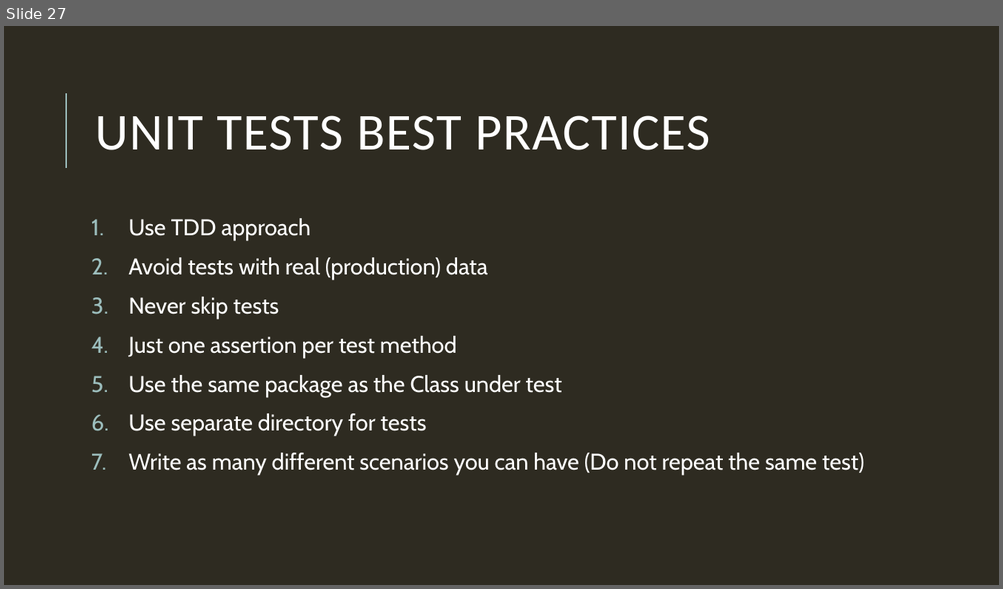
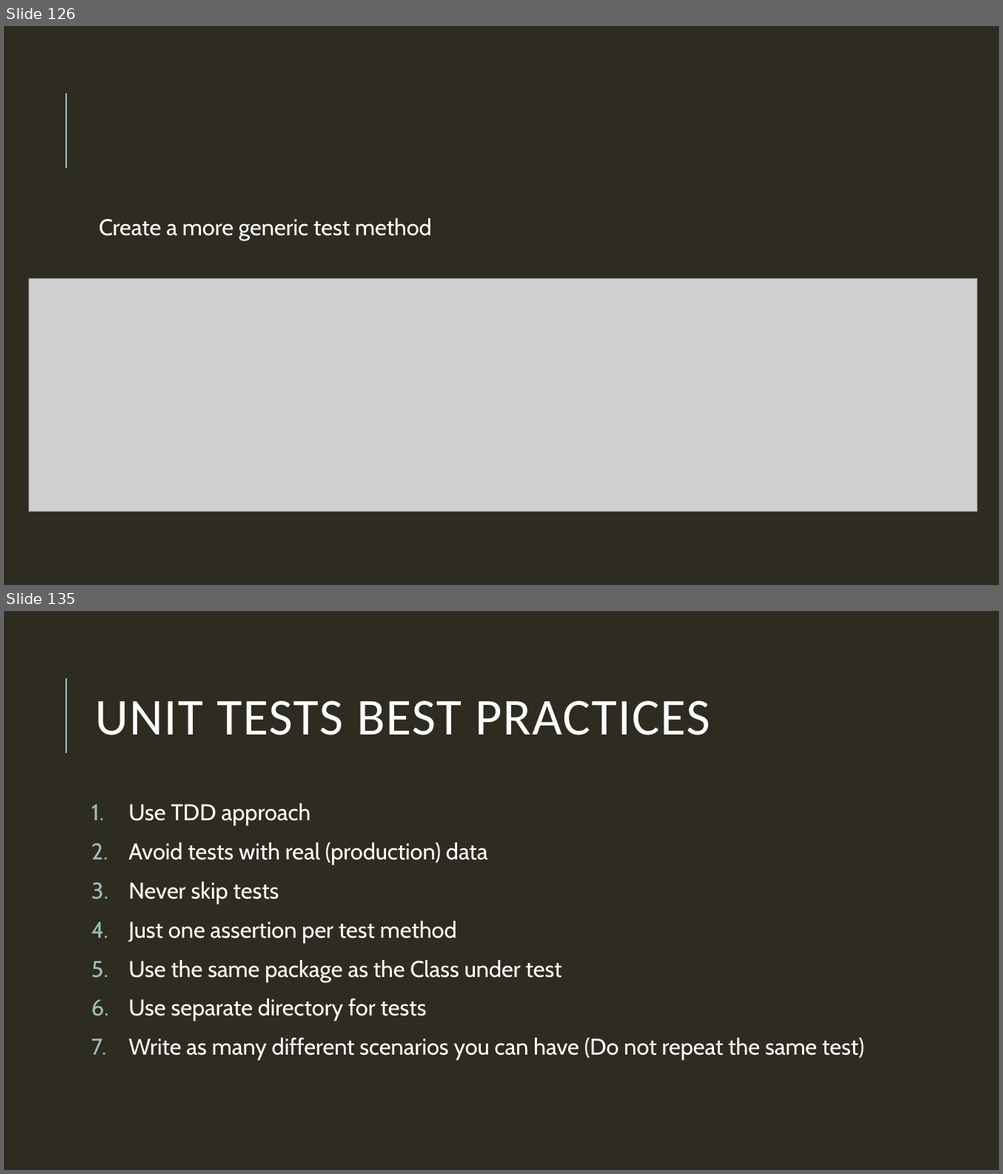
Before and after one commit to DevelopersDelicias/tdd_workshop, a slide deck: tdd_ws.pptx. Shown one above the other, each under a label of ours: slide 27 before the commit, slides 126 and 135 after it; the slides between them are not shown. The pictures are 1003x589 and 1003x1174 pixels, drawn with LibreOffice and Linux fonts; fonts in the diff are those of the drawing; grey boxes stand for pictures. Boxes give left, top, right and bottom in pixels: in the first picture for what was removed or moved away, otherwise in the second. Text is boxed around its words. In the diff, an @@ line names an element or a change of style, - is before the commit and + after.

```diff
--- a/tdd_ws.pptx
+++ b/tdd_ws.pptx
@@ slide 126 added at <box>4,26,999,585</box>, background #2E2B21; not listed: 1 template element that a slide beside it also shows @@
@@ text added at <box>99,218,432,241</box>, 22 pt, text #FFFFFF @@
+  Create a more generic test method
@@ picture added at <box>29,278,978,511</box> @@
@@ what was slide 27 is now slide 135 @@
```
Also in this commit, not shown: 8 slides changed, 108 other slides added, 1 slide removed.
